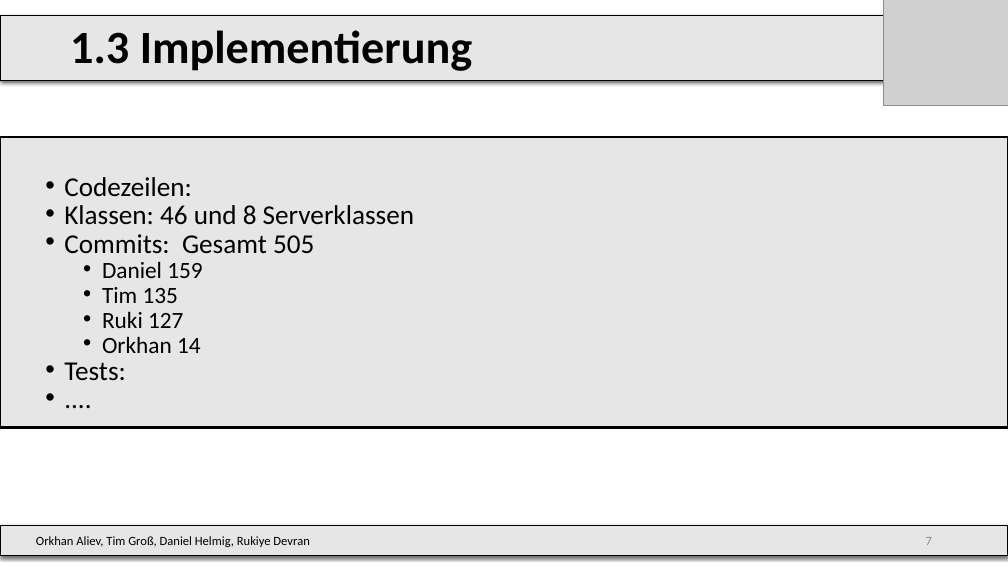
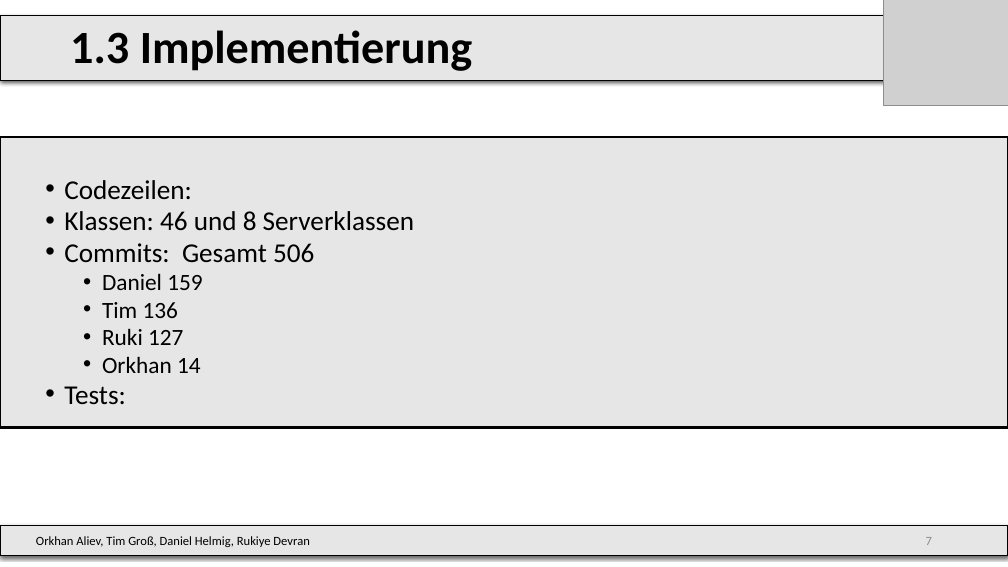
Before and after one commit to DrMopiti/pse, a slide deck: slide 6 of Abschlusspräsentation/Abschlusspräsentation.pptx. Drawn at 1008x567 pixels with LibreOffice and Linux fonts; fonts in the diff are those of the drawing; grey boxes stand for pictures; background and template pictures are left out. Boxes give left, top, right and bottom in pixels: in the first picture for what was removed or moved away, otherwise in the second. Text is boxed around its words. In the diff, an @@ line names an element or a change of style, - is before the commit and + after.

```diff
--- a/Abschlusspräsentation/Abschlusspräsentation.pptx
+++ b/Abschlusspräsentation/Abschlusspräsentation.pptx
@@ text at bbox=[0, 137, 1008, 427]: paragraph removed @@
-  • ....
@@ text at bbox=[64, 180, 414, 405]: line spacing 0.7 to 0.8 @@
@@ text at bbox=[64, 243, 314, 263]: text changed @@
-  • Commits: Gesamt 505
+  • Commits: Gesamt 506
@@ text at bbox=[102, 302, 178, 318]: text changed @@
-    • Tim 135
+    • Tim 136
```
Also in this commit, not shown: 2 other slides changed.
